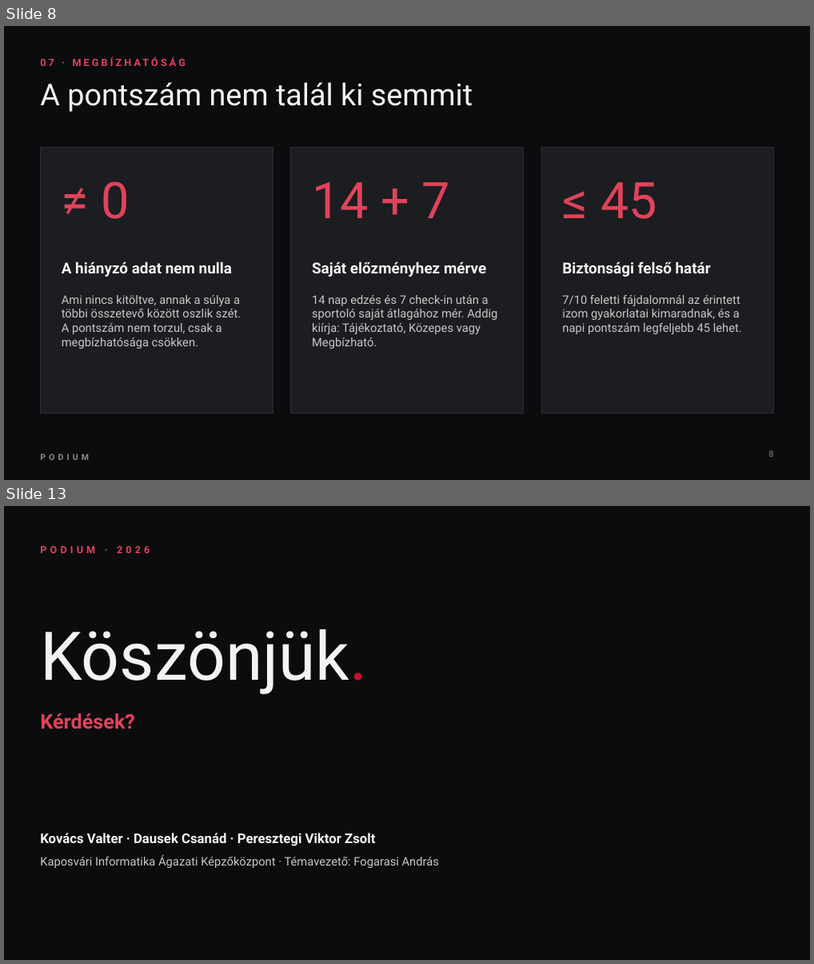
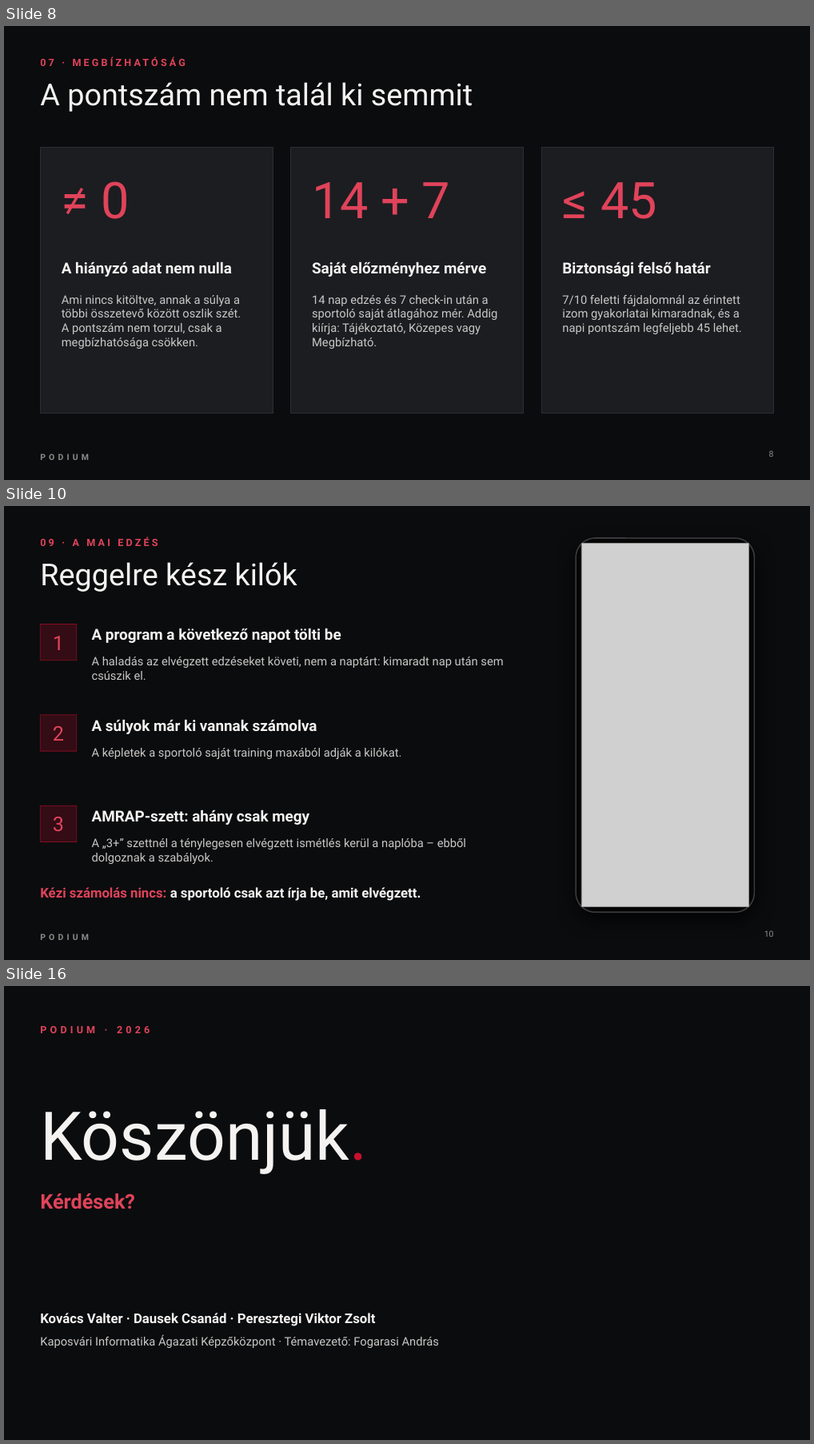
Before and after one commit to almateszem/repo, a slide deck: Prezentacio/Podium-bemutato.pptx. Shown one above the other, each under a label of ours: slides 8 and 13 before the commit, slides 8, 10 and 16 after it; the slides between them are not shown. The pictures are 814x964 and 814x1444 pixels, drawn with LibreOffice and Linux fonts; fonts in the diff are those of the drawing; grey boxes stand for pictures; background and template pictures are left out. Boxes give left, top, right and bottom in pixels: in the first picture for what was removed or moved away, otherwise in the second. Text is boxed around its words. In the diff, an @@ line names an element or a change of style, - is before the commit and + after.

```diff
--- a/Prezentacio/Podium-bemutato.pptx
+++ b/Prezentacio/Podium-bemutato.pptx
@@ slide 10 added at <box>4,506,810,960</box>, background picture (left out); not listed: 1 template element that a slide beside it also shows @@
@@ text added at <box>40,536,158,546</box>, 12 pt, text #E0435A, bold @@
+09 · A MAI EDZÉS
@@ rounded rectangle added at <box>576,538,754,912</box>, fill #050506, outline #3A3A3C 1.5 pt @@
@@ picture added at <box>582,544,750,907</box> @@
@@ title added at <box>40,562,298,592</box>, 36 pt, text #F4F3F1 @@
+Reggelre kész kilók
@@ rectangle added at <box>40,624,77,660</box>, fill #C8102E at 22% opacity, outline #C8102E 0.75 pt @@
@@ text added at <box>53,636,64,650</box>, 24 pt, text #E0435A @@
+1
@@ text added at <box>92,628,342,643</box>, 18 pt, text #F4F3F1, bold @@
+A program a következő napot tölti be
@@ text added at <box>92,656,503,680</box>, 14 pt, text #C9C8C6 @@
+A haladás az elvégzett edzéseket követi, nem a naptárt: kimaradt nap után sem csúszik el.
@@ rectangle added at <box>40,715,77,751</box>, fill #C8102E at 22% opacity, outline #C8102E 0.75 pt @@
@@ text added at <box>92,719,318,734</box>, 18 pt, text #F4F3F1, bold @@
+A súlyok már ki vannak számolva
@@ text added at <box>53,726,64,740</box>, 24 pt, text #E0435A @@
+2
@@ text added at <box>92,748,402,759</box>, 14 pt, text #C9C8C6 @@
+A képletek a sportoló saját training maxából adják a kilókat.
@@ rectangle added at <box>40,805,77,842</box>, fill #C8102E at 22% opacity, outline #C8102E 0.75 pt @@
@@ text added at <box>53,816,64,831</box>, 24 pt, text #E0435A @@
+3
@@ text added at <box>92,809,310,824</box>, 18 pt, text #F4F3F1, bold @@
+AMRAP-szett: ahány csak megy
@@ text added at <box>92,838,466,864</box>, 14 pt, text #C9C8C6 @@
+A „3+” szettnél a ténylegesen elvégzett ismétlés kerül a naplóba – ebből dolgoznak a szabályok.
@@ text added at <box>40,887,421,900</box>, 16 pt, text #F4F3F1, bold @@
+Kézi számolás nincs: a sportoló csak azt írja be, amit elvégzett.
@@ page number added at <box>765,930,774,936</box>, 10 pt, text #8D8C8A @@
+10
@@ what was slide 13 is now slide 16 @@
```
Also in this commit, not shown: 6 slides changed, 2 other slides added, 2 other files.
